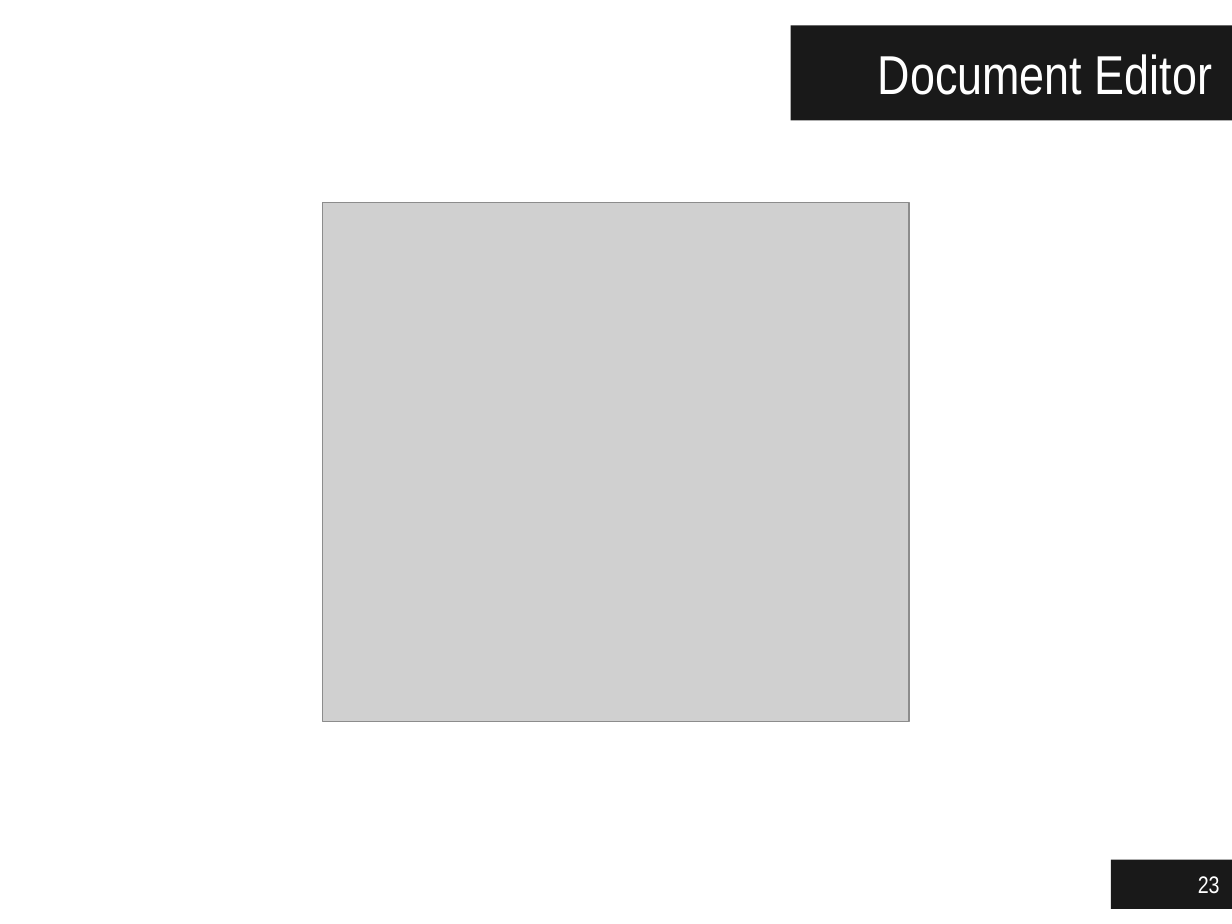
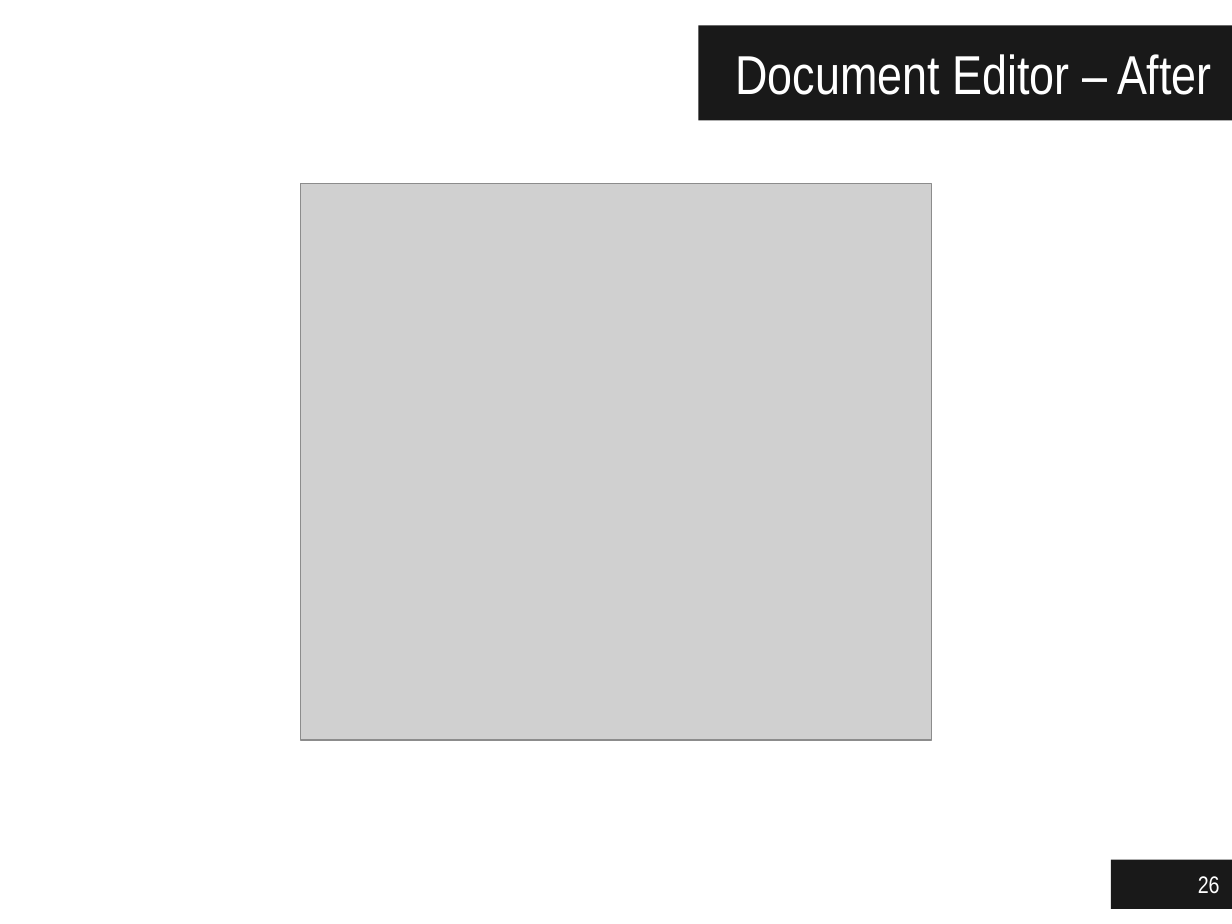
Before and after one commit to jgradim/thesis, a slide deck: slide 26 of presentations/jgradim-presentation.pptx (slide 23 before the commit). Drawn at 1232x924 pixels with LibreOffice and Linux fonts; fonts in the diff are those of the drawing; grey boxes stand for pictures. Boxes give left, top, right and bottom in pixels: in the first picture for what was removed or moved away, otherwise in the second. Text is boxed around its words. In the diff, an @@ line names an element or a change of style, - is before the commit and + after.

Commit message:
Almost final version, missing some images

```diff
--- a/presentations/jgradim-presentation.pptx
+++ b/presentations/jgradim-presentation.pptx
@@ title "Document Editor – After": place and size @@
-title "Document Editor – After" at bbox=[791, 26, 1232, 121]
+title "Document Editor – After" at bbox=[699, 26, 1232, 121]
@@ title at bbox=[735, 54, 1212, 95]: text changed @@
-Document Editor
+Document Editor – After
@@ picture: place and size @@
-picture at bbox=[323, 202, 909, 722]
+picture at bbox=[301, 184, 931, 740]
@@ page number at bbox=[1198, 876, 1220, 894]: text changed @@
-23
+26
```
Also in this commit, not shown: 22 other slides changed, 7 slides added, 2 slides removed.
